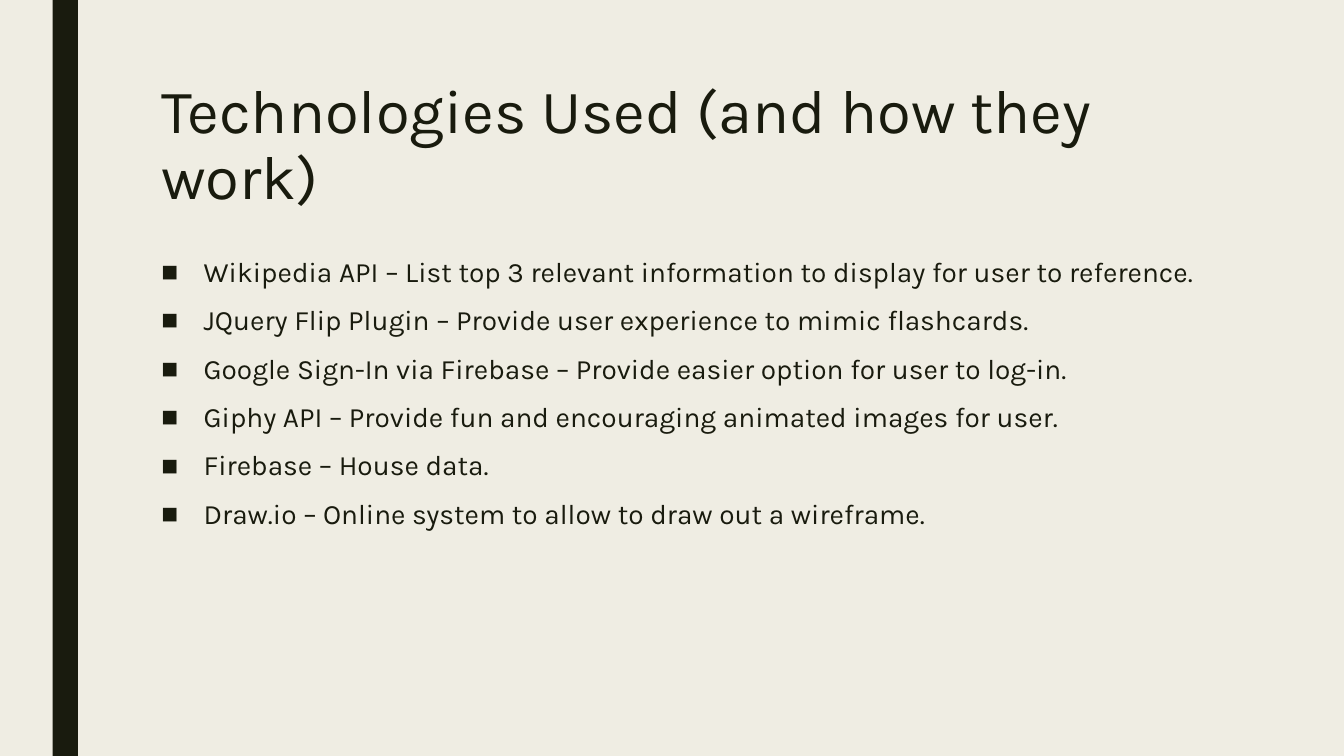
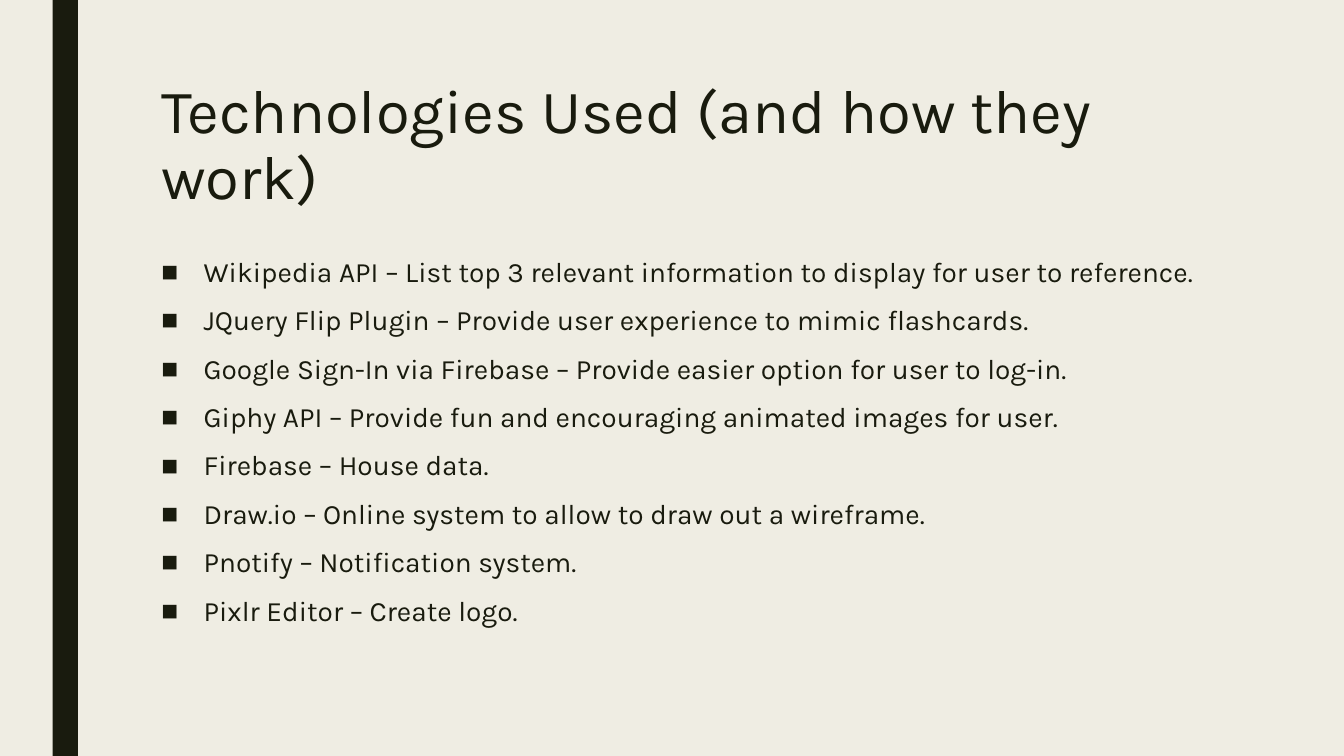
Before and after one commit to codeDeck-Learning-Tools/codeDeck, a slide deck: slide 5 of powerpoint/codeDeck.pptx. Drawn at 1344x756 pixels with LibreOffice and Linux fonts; fonts in the diff are those of the drawing. Boxes give left, top, right and bottom in pixels: in the first picture for what was removed or moved away, otherwise in the second. Text is boxed around its words. In the diff, an @@ line names an element or a change of style, - is before the commit and + after.

```diff
--- a/powerpoint/codeDeck.pptx
+++ b/powerpoint/codeDeck.pptx
@@ text at [204, 552, 576, 628]: paragraphs added @@
+■ Pnotify – Notification system.
+■ Pixlr Editor – Create logo.
```
Also in this commit, not shown: 4 other slides changed, 1 slide added, 1 other file.
